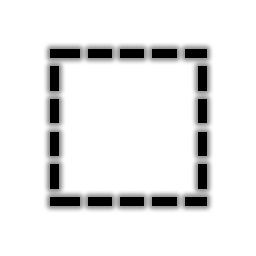
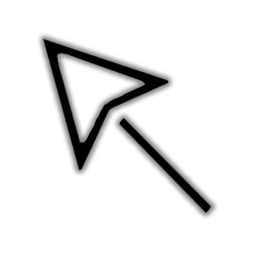
Revision of a layered 256×256 image; what changed, layer by layer:
added group "Object Selection Icon" with 1 layers above "Block Feathered Brush Icon" over (43, 38, 213, 214)
added layer "Shape 10" in group "Object Selection Icon" over (43, 38, 213, 214)
hid group "Block Feathered Brush Icon" (1 layers) over (50, 49, 207, 206)
